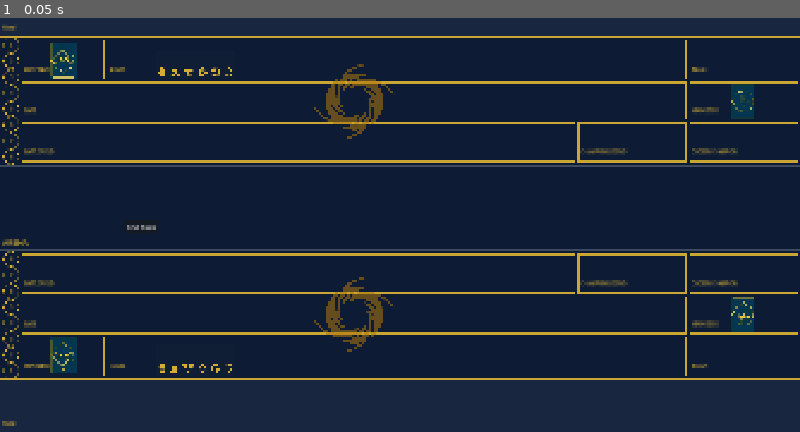
Above: before the commit, frame 1.
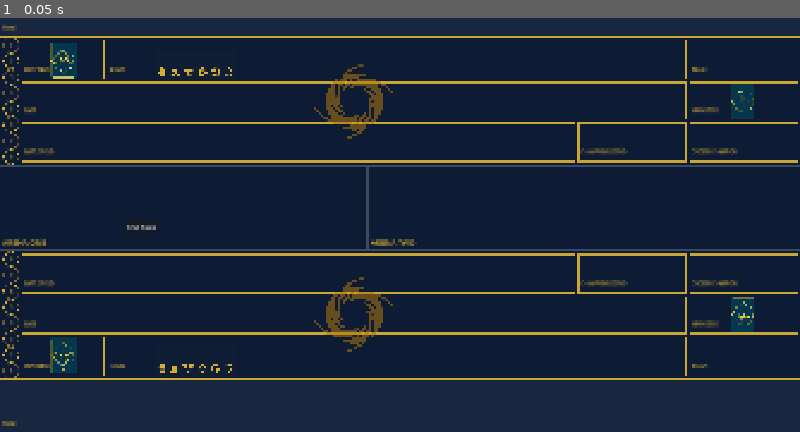
Above: after the commit, the same moment.

Repository: hashirmohammad/RiftBound
Game: Godot game, scene res://Scenes/main.tscn
Two runs of this game, one before a commit and one after it. Both use one fixed random seed, a clock stepped at 60 frames per second and the inputs below.
Inputs:
- Up to frame 1 (0.05 s): no input

The runs differ from the first frame. In frame 1, 0.2% of the frame differs, in the area x 3-53%, y 35-56%.

Commit message:
WIP: board changes

Diff:
--- a/Scripts/Board.gd
+++ b/Scripts/Board.gd
@@ -38,7 +38,28 @@
 	var ph = floor((SCREEN_H - DIVIDER_H * 2 - ARENA_H) / 2.0)
 	build_player(0.0, true, ph)
 	add_rect(Vector2(0, ph), Vector2(SCREEN_W, DIVIDER_H), COLOR_DIV)
-	var arena = add_panel("Arena", Vector2(0, ph + DIVIDER_H), Vector2(SCREEN_W, ARENA_H), make_style(), "ARENA", 18)
+
+	# --- Arena split ---
+	var END_BTN_W = 160.0                          # room for End Turn button
+	var half_w = (SCREEN_W - END_BTN_W) / 2.0
+	var arena_y = ph + DIVIDER_H
+
+	# Opponent half (left)
+	add_panel("Arena_ONE", Vector2(0, arena_y),
+		Vector2(half_w, ARENA_H), make_style(), "ARENA ONE", 18)
+
+	# Divider line down the middle
+	add_rect(Vector2(half_w, arena_y), Vector2(DIVIDER_H, ARENA_H), COLOR_DIV)
+
+	# Player half (right of center)
+	add_panel("Arena_TWO", Vector2(half_w + DIVIDER_H, arena_y),
+		Vector2(half_w - DIVIDER_H, ARENA_H), make_style(), "ARENA TWO", 18)
+
+	# End Turn column (far right)
+	add_rect(Vector2(SCREEN_W - END_BTN_W, arena_y),
+		Vector2(1, ARENA_H), COLOR_DIV)               # thin separator line
+
+	# --- End divider + bottom half ---
 	add_rect(Vector2(0, ph + DIVIDER_H + ARENA_H), Vector2(SCREEN_W, DIVIDER_H), COLOR_DIV)
 	build_player(ph + DIVIDER_H * 2 + ARENA_H, false, ph)
 
